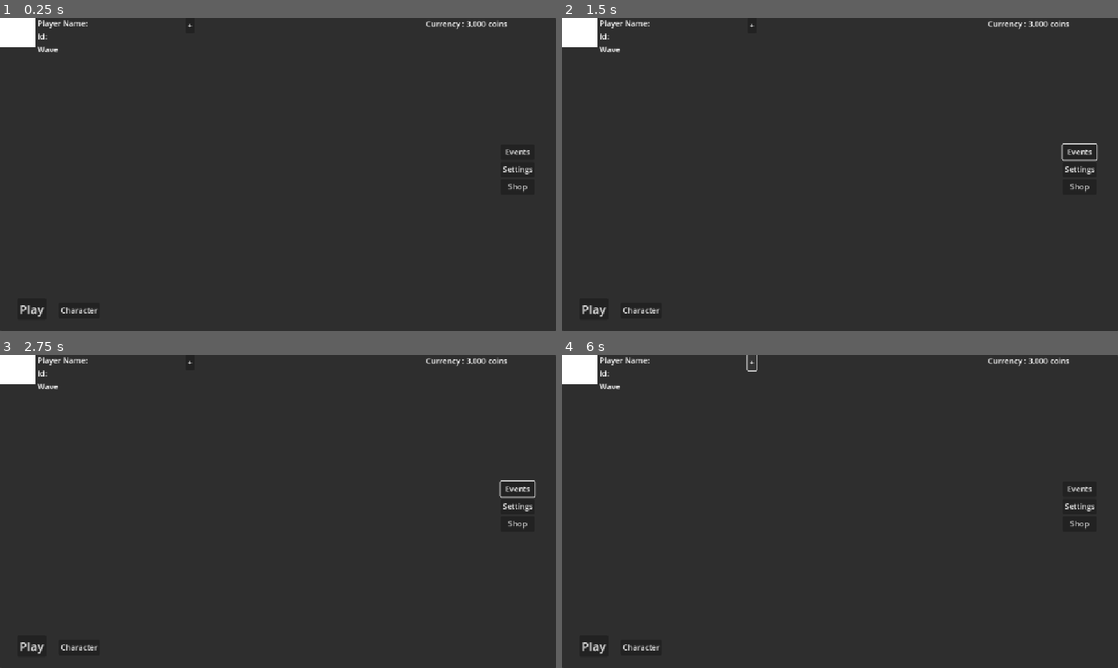
Above: before the commit, frames 1-4 (two rows, left to right).
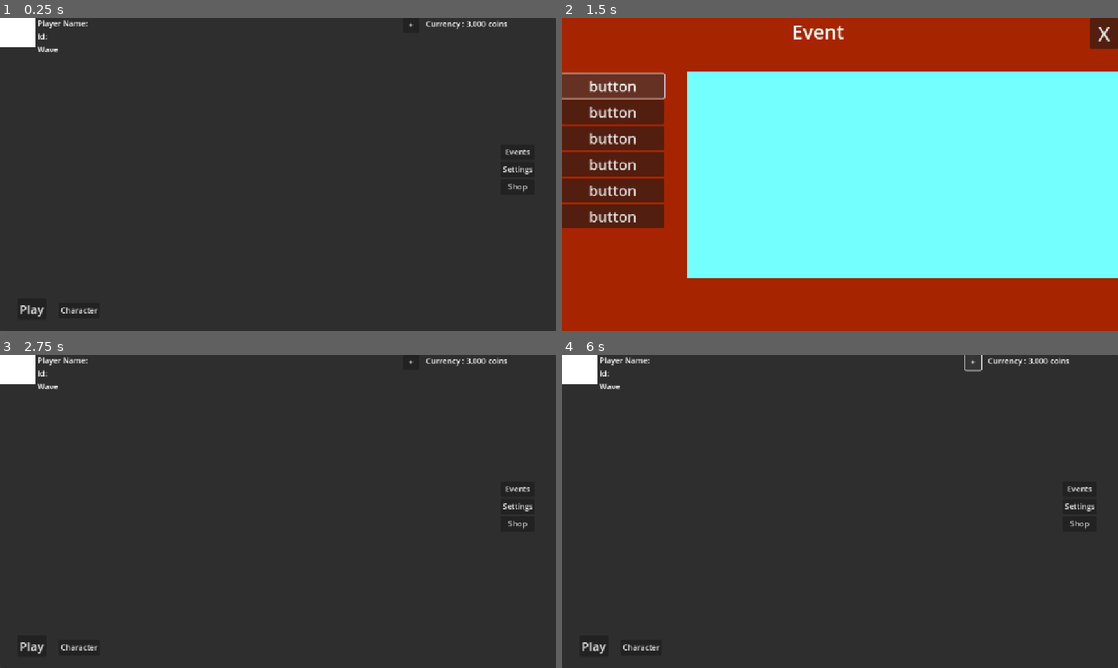
Above: after the commit, the same moments.

Repository: ninjadragonliu/Something
Game: Godot game, scene res://Scenes/main_page.tscn
Same seed, same stepped clock (60 frames per second), same inputs: the game is played once before the commit and once after it. The project has no main scene, so this scene is started directly.
Inputs (mouse positions are in pixels of both pictures, inside the frame that each line leads up to):
- Up to frame 1 (0.25 s): no input
- Up to frame 2 (1.5 s): click "Events" at 0.5 s; click (612, 86) at 1.25 s, where only the run after the commit has a clickable "button"
- Up to frame 3 (2.75 s): click (539, 370) at 2 s, where only the run after the commit has a clickable "X"
- Up to frame 4 (6 s): click "Play" at 2.75 s; click "Play" at 3.5 s; click "Character" at 4.25 s; click "Shop" at 5 s; click "+" at 5.75 s

The runs differ from the first frame. In frame 1, less than 0.1% of the frame differs, in the area x 33-75%, y 1-3%; in frame 2, 100%, in the area x 0-100%, y 0-100%; in frame 3, 0.1%; in frame 4, less than 0.1%.

Commit message:
added button functionality for 2 buttons

Diff:
--- a/something/Scenes/events.tscn
+++ b/something/Scenes/events.tscn
@@ -1,4 +1,6 @@
-[gd_scene load_steps=3 format=3 uid="uid://ba45tkquyamfl"]
+[gd_scene load_steps=4 format=3 uid="uid://ba45tkquyamfl"]
+
+[ext_resource type="Script" uid="uid://df8i2ouvnfse2" path="res://Scripts/events.gd" id="1_pbwiu"]
 
 [sub_resource type="CanvasTexture" id="CanvasTexture_6l0bw"]
 
@@ -11,6 +13,7 @@
 anchor_bottom = 1.0
 grow_horizontal = 2
 grow_vertical = 2
+script = ExtResource("1_pbwiu")
 
 [node name="Background" type="TextureRect" parent="."]
 self_modulate = Color(0.648545, 0.143997, 5.77569e-07, 1)
@@ -63,7 +66,7 @@
 theme_override_font_sizes/font_size = 30
 text = "button"
 
-[node name="Button" type="Button" parent="."]
+[node name="Back" type="Button" parent="."]
 layout_mode = 1
 anchors_preset = 1
 anchor_left = 1.0
@@ -101,3 +104,5 @@
 theme_override_font_sizes/font_size = 40
 text = "Event"
 horizontal_alignment = 1
+
+[connection signal="pressed" from="Back" to="." method="_on_back_pressed"]
--- a/something/Scenes/main_page.tscn
+++ b/something/Scenes/main_page.tscn
@@ -109,8 +109,10 @@
 
 [node name="Ad" type="Button" parent="Panel"]
 layout_mode = 0
-offset_left = 384.0
-offset_top = -1.0
-offset_right = 402.0
-offset_bottom = 30.0
+offset_left = 835.0
+offset_top = -2.0
+offset_right = 868.0
+offset_bottom = 29.0
 text = "+"
+
+[connection signal="pressed" from="Panel/buttons/Events" to="." method="_on_events_pressed"]
--- /dev/null
+++ b/something/Scripts/events.gd
@@ -0,0 +1,5 @@
+extends Control
+
+
+func _on_back_pressed() -> void:
+	get_tree().change_scene_to_file("res://Scenes/main_page.tscn")
--- a/something/Scripts/main_page.gd
+++ b/something/Scripts/main_page.gd
@@ -1 +1,5 @@
 extends Control
+
+
+func _on_events_pressed() -> void:
+	get_tree().change_scene_to_file("res://Scenes/events.tscn")
Not shown, added: something/Scripts/events.gd.uid
